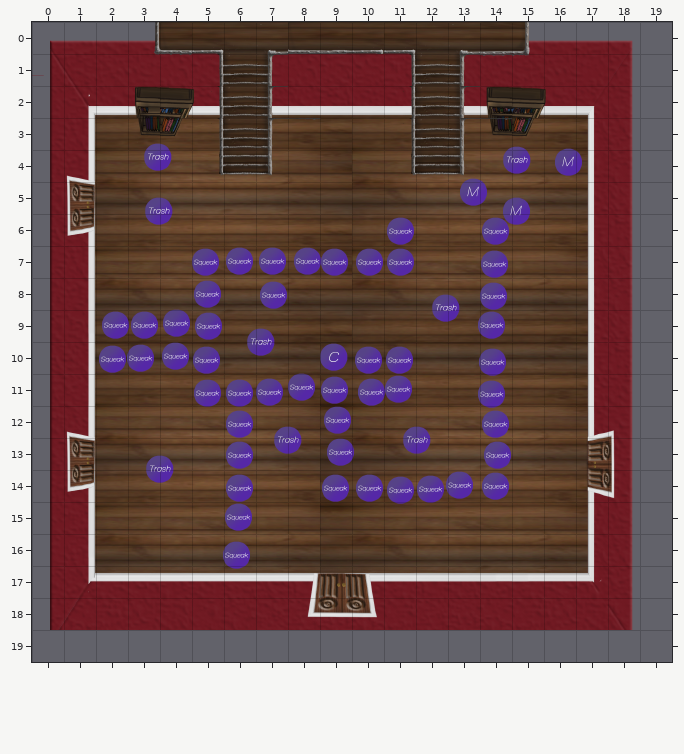
Two states of a Tiled map, Tiled Maps/Foyer_Dirty.tmx. This is how it looked before the edit.
Cells are 100x100 px. Shown: x 0..19, y 0..19.
New version:
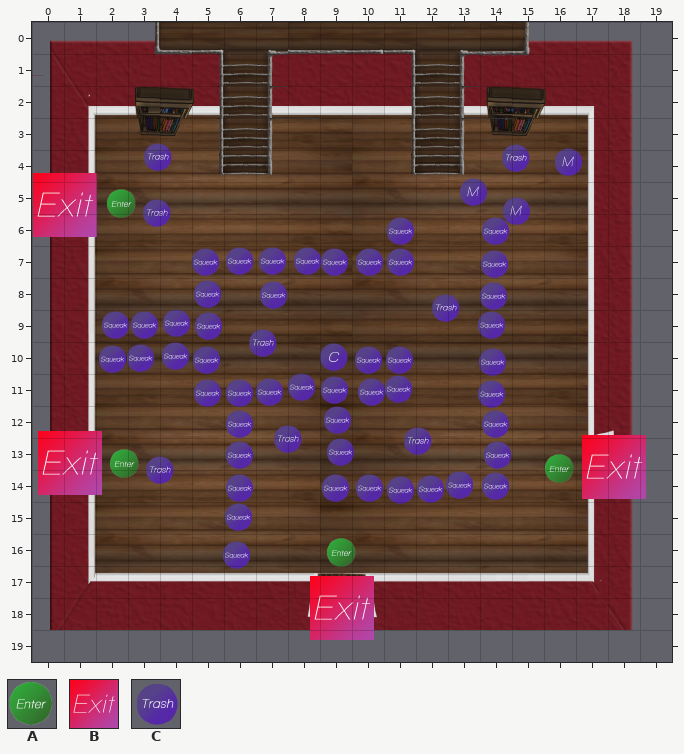
Key: from "Enter_Exit": A 0; from "ExitObject": B 0; from "enemy_sheet_100x100tiles": C 3.
Objects are placed by their top-left corner, in cells (3,4 is the top-left corner of cell 3,4); size is 1x1 cell unless given.
The edit:
Layer "Entrance_Exits":
added: A at 2.3,5.2
added: B "ToDining" at 0,4.7 size 2x2
added: A at 2.4,13.3
added: A at 16,13.5
added: B "ToPianoLibrary" at 0.2,12.8 size 2x2
added: B "ToLivingRoom" at 17.2,12.9 size 2x2
added: A at 9.2,16.1
added: B "ToLvl2" at 8.7,17.3 size 2x2
Layer "Cats":
removed: C at 14.6,3.8
removed: C at 3.4,5.4
removed: C at 6.6,9.5
removed: C at 11.5,12.6
removed: C at 7.5,12.6
removed: C at 3.5,13.5
Layer "Trash":
added: C at 14.6,3.8
added: C at 3.4,5.5
added: C at 6.7,9.5
added: C at 7.5,12.5
added: C at 11.5,12.6
added: C at 3.5,13.5
